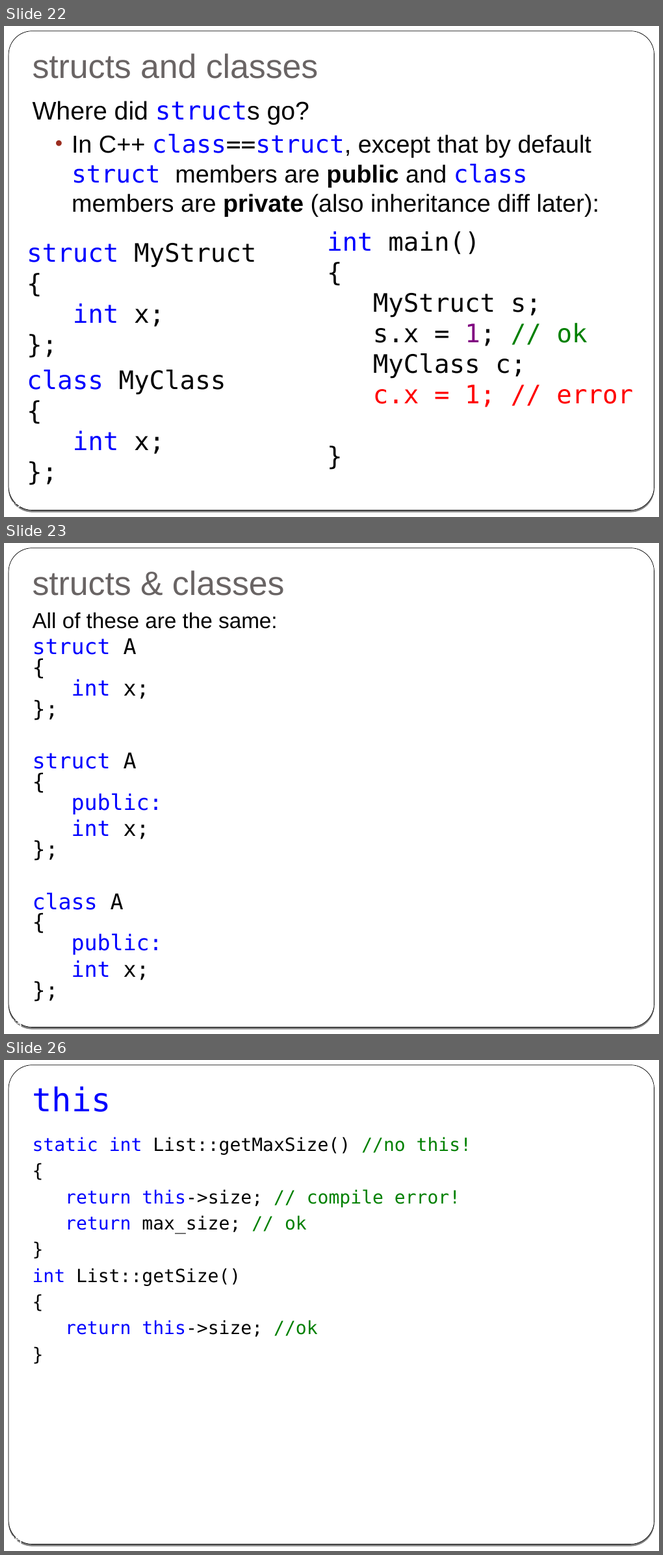
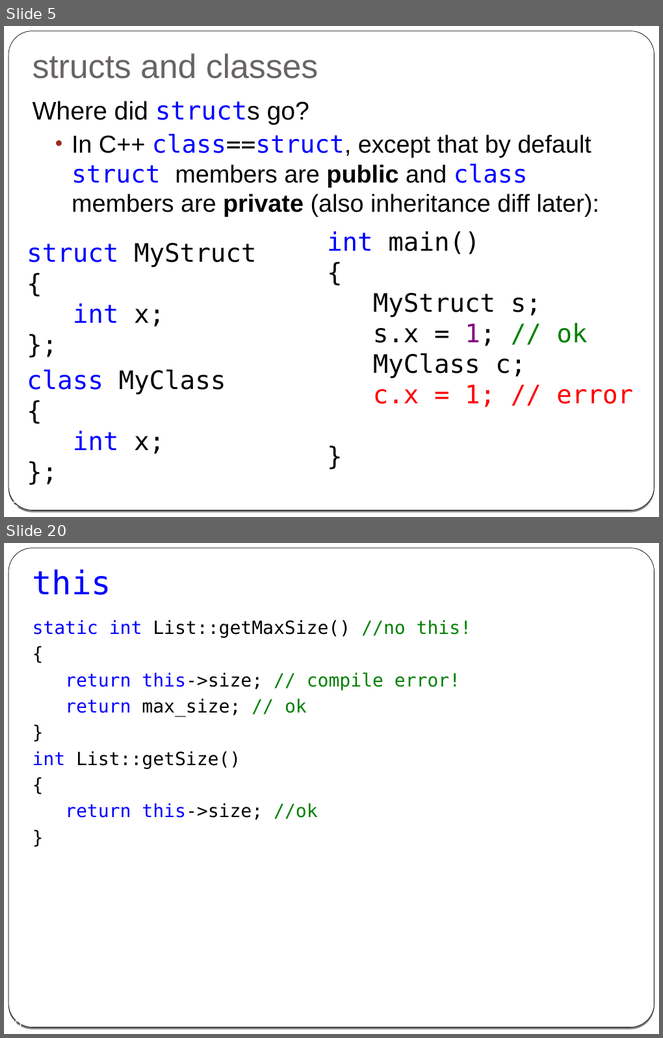
Before and after one commit to cpp-at-ariel/cpp-5778, a slide deck: week02-classes-constructors-destructors/slides.odp. Shown one above the other, each under a label of ours: slides 22, 23 and 26 before the commit, slides 5 and 20 after it; the slides between them are not shown. The pictures are 663x1555 and 663x1038 pixels, drawn with LibreOffice and Linux fonts; fonts in the diff are those of the drawing. Boxes give left, top, right and bottom in pixels: in the first picture for what was removed or moved away, otherwise in the second. Text is boxed around its words. In the diff, an @@ line names an element or a change of style, - is before the commit and + after.

```diff
--- a/week02-classes-constructors-destructors/slides.odp
+++ b/week02-classes-constructors-destructors/slides.odp
@@ slide 23 removed at (x1=4, y1=543, x2=659, y2=1034), background gradient #000000 to #FFFFFF; not listed: 2 template elements that a slide beside it also shows @@
@@ title removed at (x1=33, y1=570, x2=285, y2=596) @@
-structs & classes
@@ text removed at (x1=33, y1=613, x2=278, y2=980) @@
-All of these are the same:
-struct A
-{
-int x;
-};
-struct A
-{
-public:
-int x;
-};
-class A
-{
-public:
-int x;
-};
@@ page number removed at (x1=8, y1=1018, x2=22, y2=1027) @@
-23
@@ what was slide 22 is now slide 5 @@
@@ what was slide 26 is now slide 20 @@
@@ page number at (x1=8, y1=1018, x2=22, y2=1027): text changed @@
-26
+20
```
Also in this commit, not shown: 5 slides changed, 4 slides added, 10 other slides removed, 3 other files.
